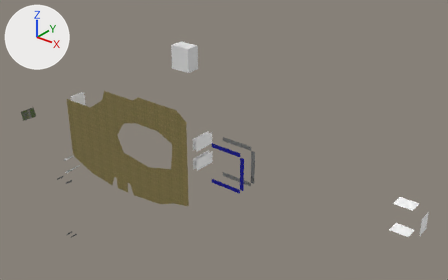
Before and after pictures for a commit that changed the Blender file data/levels/doom/e1m1/e1m1_blender.blend.
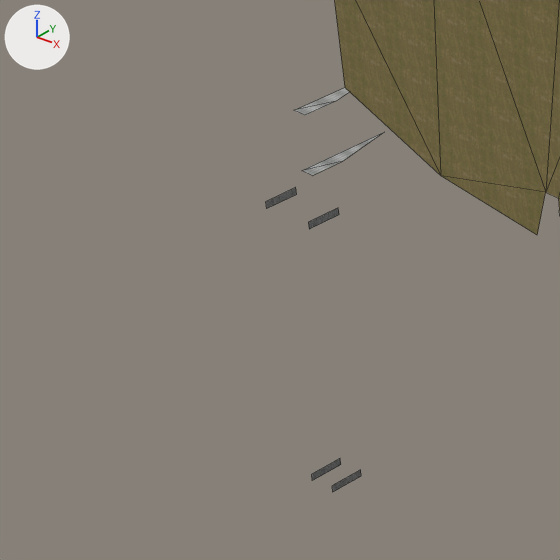
Each version appears first whole from a camera (50 mm lens) standing at (1351.0, -3036.0, -1136.0) and looking at (-1398.0, 401.0, -3267.0), and next in a close-up on the part from 1% to 26% of the width and 49% to 90% of the height. The lights are fixed; the arrows at upper left show +X, +Y and +Z. The close-ups show mesh edges as thin lines.

The first close-up shows 'ObjBaseGeometry.002', 'ObjBaseGeometry.008'.
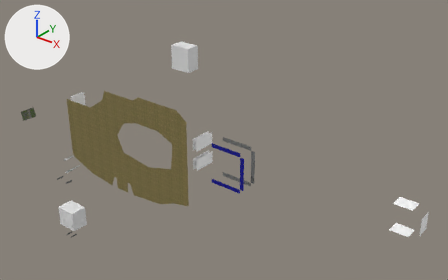
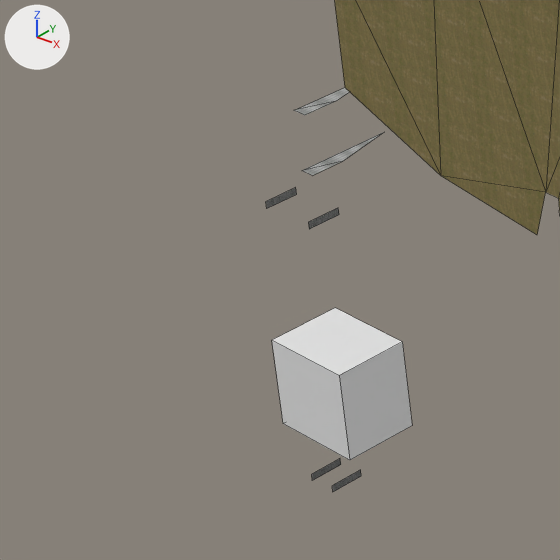
Pixel boxes [x1, y1, x2, y2] of what changed, in the close-ups (560 x 560 px):
```json
{"object": "ObjElevator49DownBo", "change": "added", "after": [272, 308, 412, 460]}
```

Edits to the scene script, one JSON object a line:
```json
{"op": "add", "block": "me_elevator49downbox", "code": ["me_elevator49downbox = bpy.data.meshes.new('Elevator49DownBox')", "me_elevator49downbox.from_pydata(...)  # a box spanning x -109.0..98.0, y -95.0..102.0, z -64.0..94.0"]}
{"op": "add", "block": "ob_objelevator49downbo", "code": ["ob_objelevator49downbo = bpy.data.objects.new('ObjElevator49DownBo', me_elevator49downbox)", "ob_objelevator49downbo.location = (-3004.0, 69.0, -4447.0)", "ob_objelevator49downbo.rotation_euler = (1.571, 0.0, 0.0)  # degrees (90, 0, 0)"]}
```
